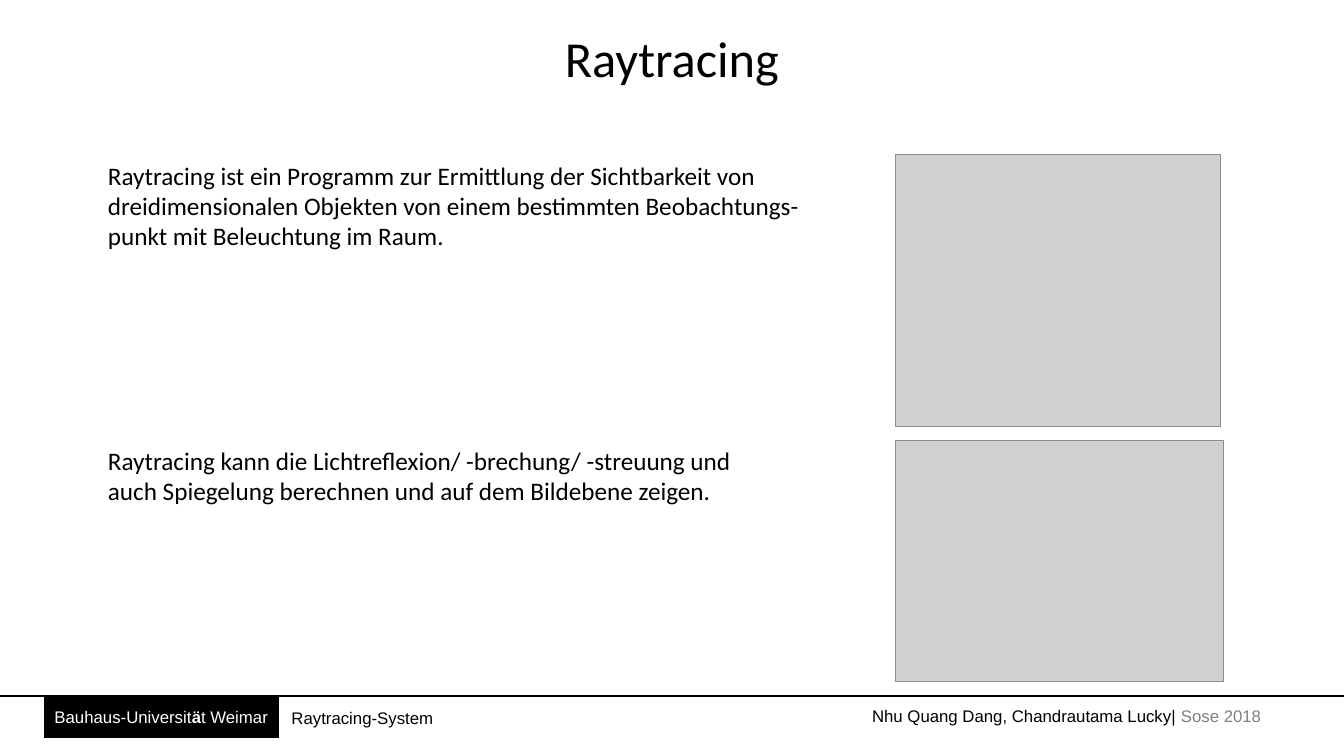
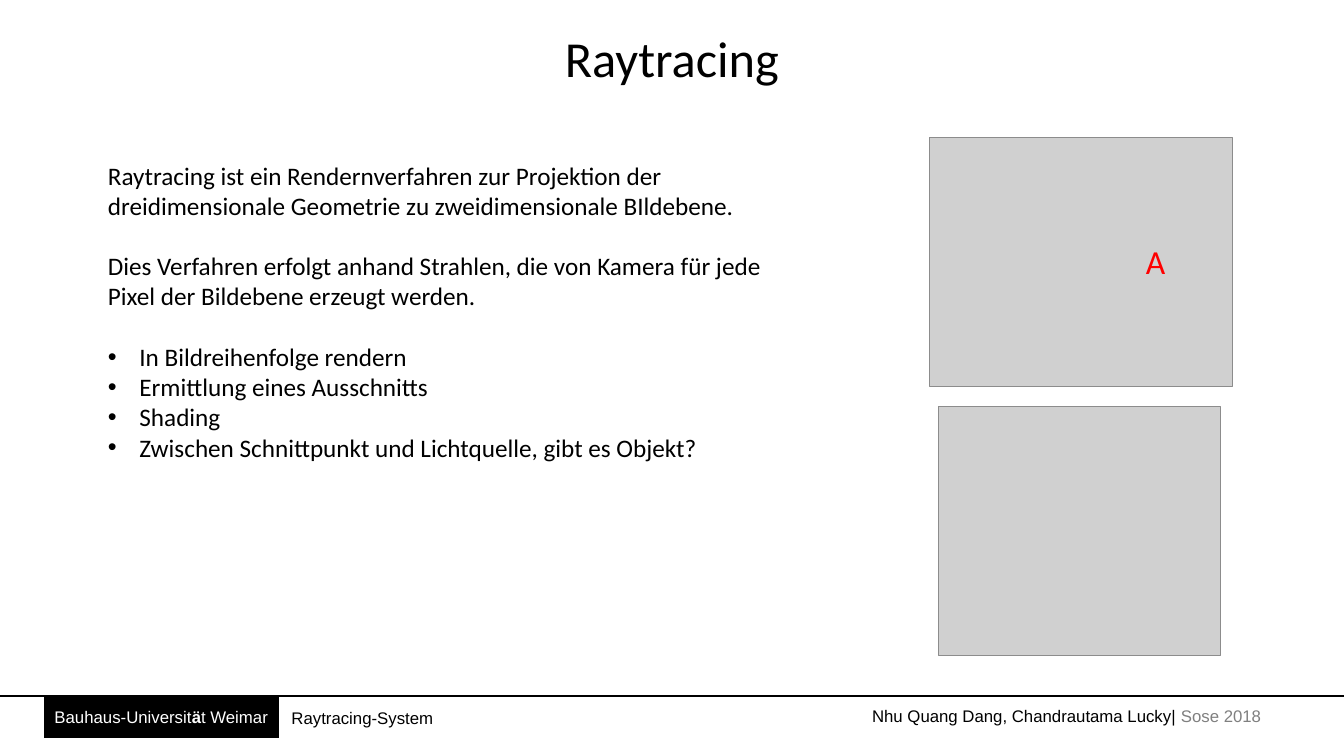
Before and after one commit to Batshaw/Coorp, a slide deck: slide 2 of Prasentation/raytracing.pptx. Drawn at 1344x756 pixels with LibreOffice and Linux fonts; fonts in the diff are those of the drawing; grey boxes stand for pictures. Boxes give left, top, right and bottom in pixels: in the first picture for what was removed or moved away, otherwise in the second. Text is boxed around its words. In the diff, an @@ line names an element or a change of style, - is before the commit and + after.

Commit message:
presentation

```diff
--- a/Prasentation/raytracing.pptx
+++ b/Prasentation/raytracing.pptx
@@ picture: place and size @@
-picture at box(896, 155, 1221, 427)
+picture at box(930, 137, 1233, 386)
@@ text at box(108, 167, 760, 462): text changed @@
-Raytracing ist ein Programm zur Ermittlung der Sichtbarkeit von dreidimensionalen Objekten von einem bestimmten Beobachtungs- punkt mit Beleuchtung im Raum.
+Raytracing ist ein Rendernverfahren zur Projektion der dreidimensionale Geometrie zu zweidimensionale BIldebene.
+Dies Verfahren erfolgt anhand Strahlen, die von Kamera für jede Pixel der Bildebene erzeugt werden.
+• In Bildreihenfolge rendern
+• Ermittlung eines Ausschnitts
+• Shading
+• Zwischen Schnittpunkt und Lichtquelle, gibt es Objekt?
@@ text added at box(1146, 252, 1165, 274), 24 pt, text #FF0000 @@
+A
@@ picture: place and size @@
-picture at box(896, 441, 1224, 682)
+picture at box(939, 406, 1220, 655)
@@ text removed at box(108, 452, 730, 505) @@
-Raytracing kann die Lichtreflexion/ -brechung/ -streuung und auch Spiegelung berechnen und auf dem Bildebene zeigen.
```
Also in this commit, not shown: 2 other slides changed, 7 slides added, 1 slide removed, 23 other files.
